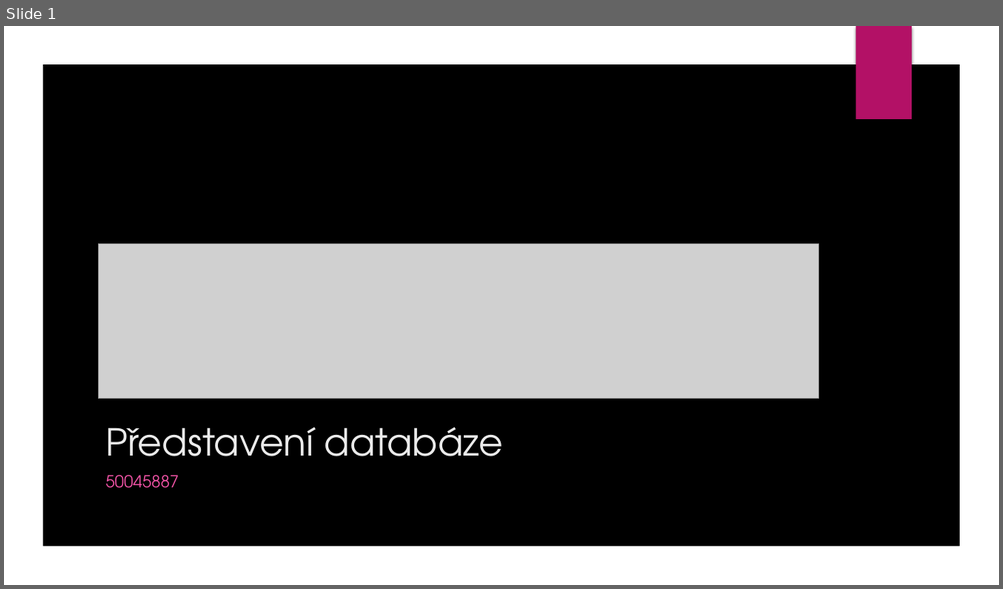
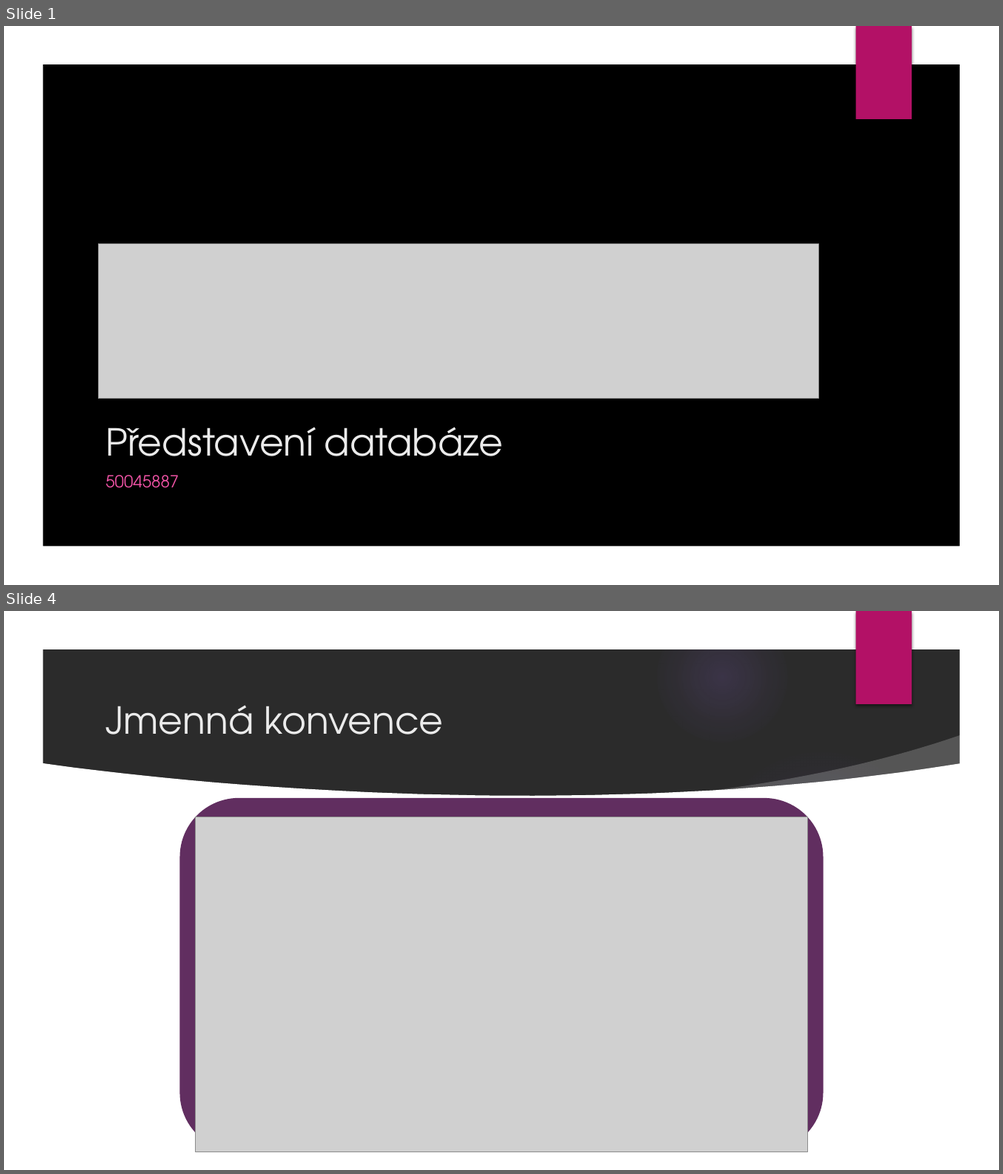
Before and after one commit to milan252525/SurrealDB, a slide deck: surrealdb.pptx. Shown one above the other, each under a label of ours: slide 1 before the commit, slides 1 and 4 after it; the slides between them are not shown. The pictures are 1003x589 and 1003x1174 pixels, drawn with LibreOffice and Linux fonts; fonts in the diff are those of the drawing; grey boxes stand for pictures; background and template pictures are left out; a plain dark background stands for a picture behind light text. Boxes give left, top, right and bottom in pixels: in the first picture for what was removed or moved away, otherwise in the second. Text is boxed around its words. In the diff, an @@ line names an element or a change of style, - is before the commit and + after.

```diff
--- a/surrealdb.pptx
+++ b/surrealdb.pptx
@@ slide 4 added at box(4, 611, 999, 1170), background picture (left out) @@
@@ group added at box(4, 611, 999, 1170): 5 ellipses, 3 freeform shapes @@
@@ rectangle added at box(855, 611, 911, 704), fill #B31166 @@
@@ title added at box(105, 705, 444, 735), 36 pt, text #EBEBEB @@
+Jmenná konvence
@@ rounded rectangle added at box(180, 798, 823, 1152), fill #612E60 @@
@@ picture added at box(195, 817, 808, 1153) @@
```
Also in this commit, not shown: 5 other slides added, 1 slide removed.
